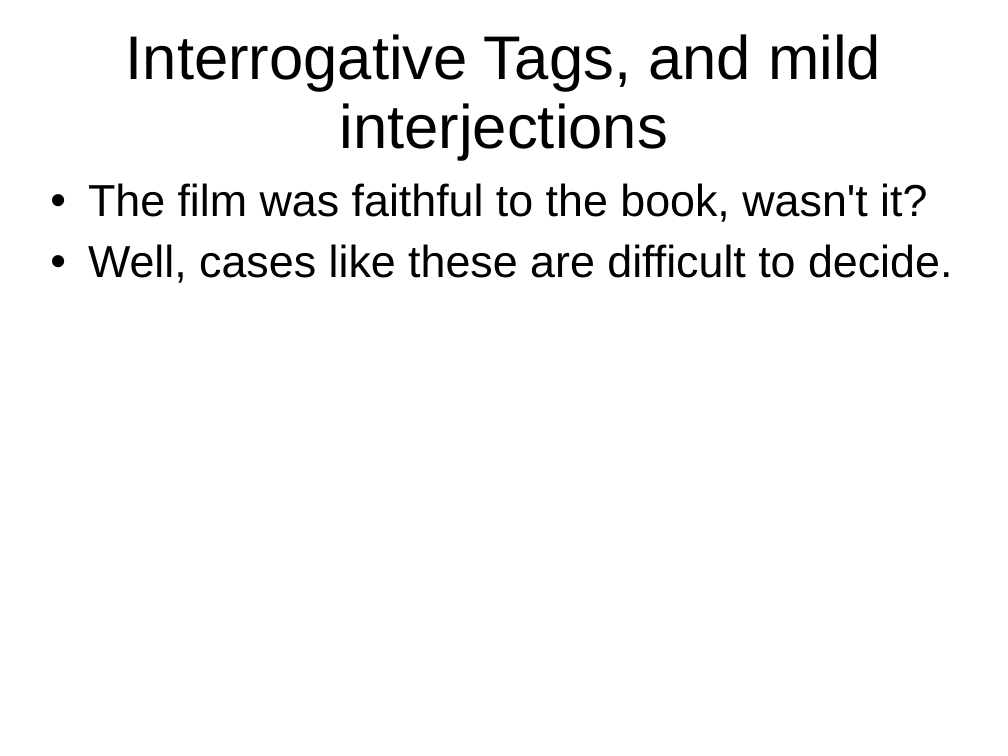
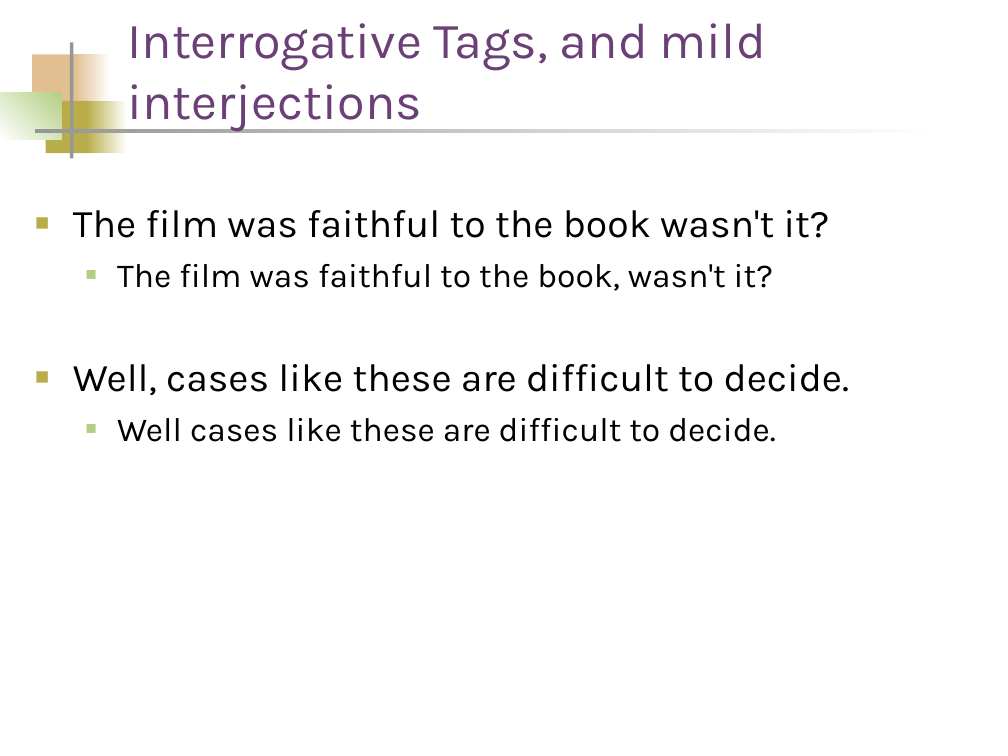
Before and after one commit to palmerc/lab, a slide deck: slide 11 of classes/engl4190/commas_and_end_punctuation.ppt (slide 12 before the commit). Drawn at 1008x756 pixels with LibreOffice and Linux fonts; fonts in the diff are those of the drawing. Boxes give left, top, right and bottom in pixels: in the first picture for what was removed or moved away, otherwise in the second. Text is boxed around its words. In the diff, an @@ line names an element or a change of style, - is before the commit and + after.

```diff
--- a/classes/engl4190/commas_and_end_punctuation.ppt
+++ b/classes/engl4190/commas_and_end_punctuation.ppt
@@ title "Interrogative Tags, and mild interjections": place and size @@
-title "Interrogative Tags, and mild interjections" at box(126, 34, 881, 159)
+title "Interrogative Tags, and mild interjections" at box(128, 23, 766, 131)
@@ title "Interrogative Tags, and mild interjections" at box(128, 23, 766, 131): size 44 to 36 pt, font Arial to Karla, text colour #000000 to #6A4076; alignment centre to left; line spacing 0.93 to 1; vertical alignment middle to bottom @@
@@ rectangle added at box(32, 54, 81, 107), fill #E1BF91 @@
@@ rectangle added at box(70, 42, 73, 158), fill #969696 @@
@@ rectangle added at box(75, 54, 111, 107), fill gradient #FFFFFF to #E1BF91 @@
@@ rectangle added at box(0, 93, 61, 139), fill gradient #B3CE82 to #FFFFFF @@
@@ rectangle added at box(45, 101, 92, 153), fill #B8AD48 @@
@@ rectangle added at box(87, 101, 127, 153), fill gradient #FFFFFF to #B8AD48 @@
@@ rectangle added at box(35, 129, 942, 132), fill gradient #FFFFFF to #969696 @@
@@ text "The film was faithful to ...": place and size @@
-text "The film was faithful to ..." at box(88, 183, 952, 283)
+text "The film was faithful to ..." at box(73, 210, 849, 442)
@@ text at box(73, 210, 830, 238): paragraph added @@
+■ The film was faithful to the book wasn't it?
@@ text at box(73, 264, 849, 395): size 32 to 24 pt in "The film was faithful to the book, ..."; font Arial to Karla in "The film was faithful to the book, ...", "Well, cases like these are difficult to ..."; size 32 to 28 pt in "Well, cases like these are difficult to ..."; bullet • to ■; list level 1 to 2 in "The film was faithful to ..."; line spacing 0.93 to 1; bullet colour #000000 to #B3CE82; less space between paragraphs; bullet colour #000000 to #B8AD48 @@
@@ text at box(117, 418, 776, 442): paragraph added @@
+  ■ Well cases like these are difficult to decide.
```
Also in this commit, not shown: 17 other slides changed, 2 slides added, 4 slides removed.
